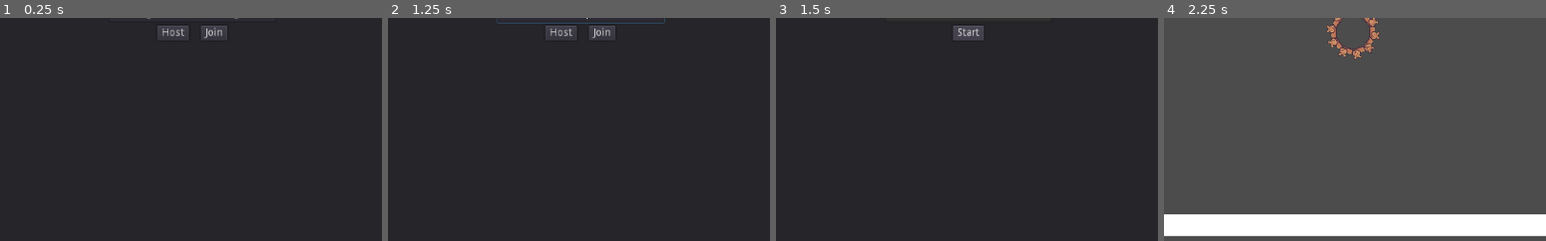
Above: before the commit, frames 1-4 (left to right).
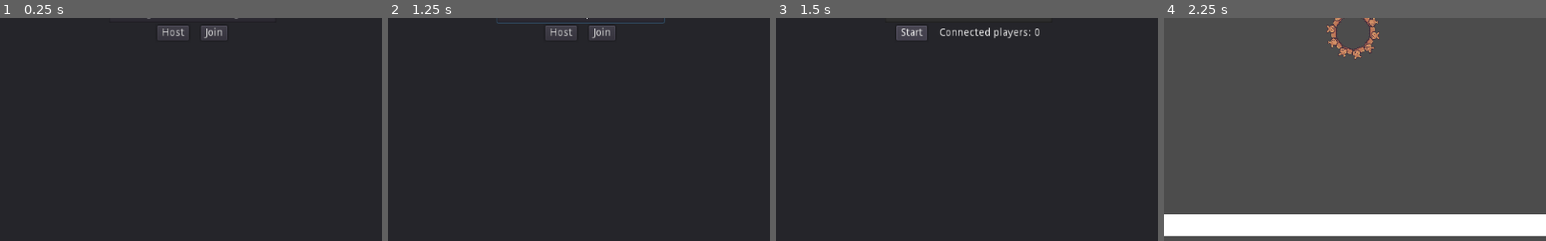
Above: after the commit, the same moments.

Repository: MichaelBelousov/optt-multiplayer-jam
Game: Godot game, scene res://ui/ConnectMenu.tscn
Two runs of this game, one before a commit and one after it. Both use one fixed random seed, a clock stepped at 60 frames per second and the inputs below. This scene is started directly instead of the project's main scene.
Inputs (mouse positions are % of the whole screen's width and height, from its top left):
- Up to frame 1 (0.25 s): no input
- Up to frame 2 (1.25 s): click (50, 46) at 0.52 s; type "12" at 0.6 s
- Up to frame 3 (1.5 s): click "Host" at 1.25 s
- Up to frame 4 (2.25 s): click "Start" at 2 s
The pictures show only the part of the screen within x 25-75%, y 47-97%; the shares and areas given below are measured in that part.

Frames 1-2 are identical in both runs. In frame 3, 1.3% of the frame differs, in the area x 31-69%, y 3-10%; in frame 4, nothing differs.
Error in both runs: Assertion failed: expected creating a server to work (res://net/ServerNetContext.gd:8)

Commit message:
add basic UI for counting connected players

Diff:
--- a/net/BaseNetContext.gd
+++ b/net/BaseNetContext.gd
@@ -32,6 +32,13 @@
   var peer_id = get_tree().get_rpc_sender_id()
   connections[peer_id] = info
 
+  # HACK: bad way of accessing the connected_player_count state
+  var cur_scene = get_tree().get_current_scene()
+  if cur_scene.has_method("set_connected_player_count"):
+    var connected_player_count = connections.size() - 1
+    cur_scene.set_connected_player_count(connected_player_count)
+
+
 func network_peer_connected(id: int) -> void:
   var local_id = get_tree().get_network_unique_id()
   var local_info = connections[local_id]
--- a/ui/ConnectMenu.gd
+++ b/ui/ConnectMenu.gd
@@ -1,4 +1,14 @@
+
 extends Panel
+
+var connected_player_count: int = 0 setget set_connected_player_count
+var player_count_label: Label = null
+
+func set_connected_player_count(val: int) -> void:
+  connected_player_count = val
+  if player_count_label != null:
+    player_count_label.text = "Connected players: " + str(val)
+
 
 func _ready() -> void:
   setup_get_public_ip()
@@ -47,6 +57,9 @@
   start.text = "Start"
   start.connect("pressed", self, "on_start")
   $VBoxContainer/Center/Btns.add_child(start)
+  player_count_label = Label.new()
+  self.connected_player_count = 0  # need `self` to invoke setter
+  $VBoxContainer/Center/Btns.add_child(player_count_label)
 
 
 # NOTE: could be done better by instancing a scene to replace `Btns`
